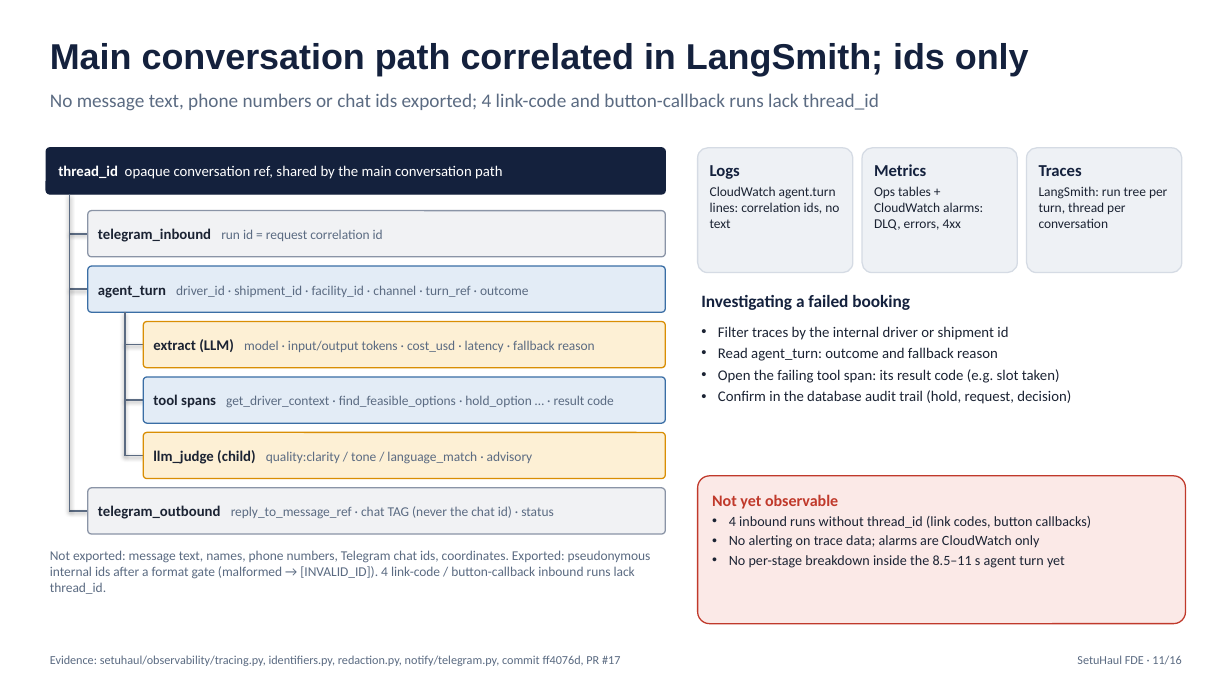
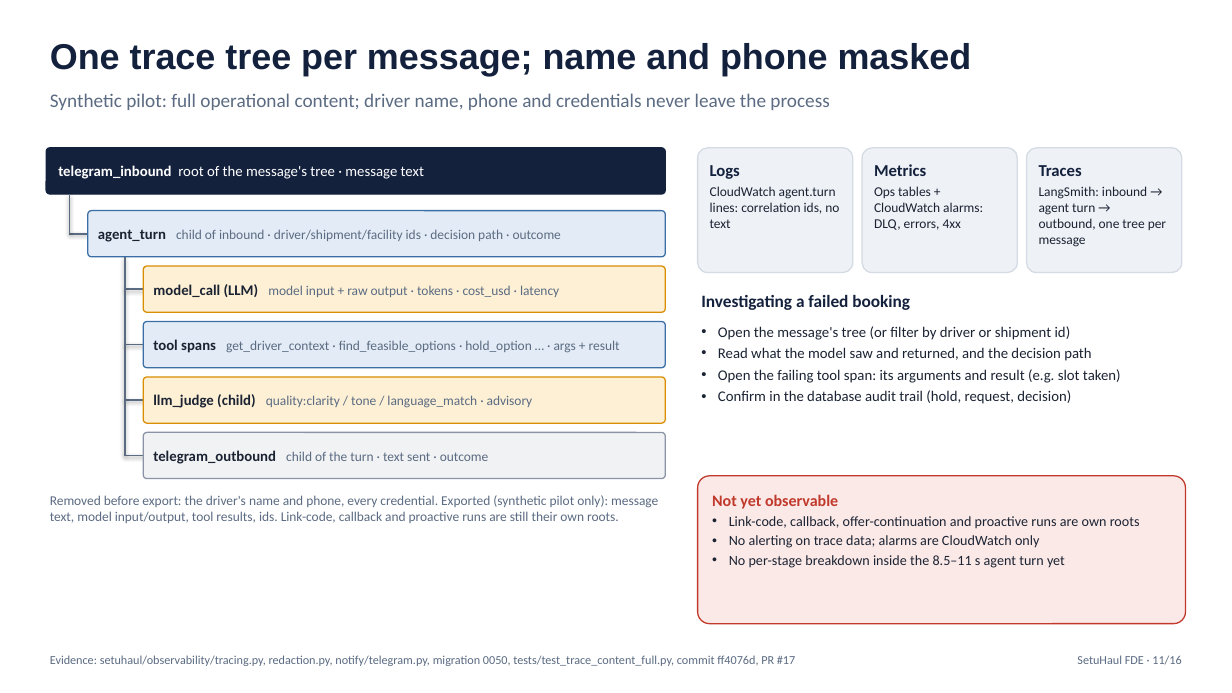
Before and after one commit to amolam/setuhaul-logistics, a slide deck: slide 11 of artifacts/fde-demo/SetuHaul_FDE_Demo.pptx. Drawn at 1232x693 pixels with LibreOffice and Linux fonts; fonts in the diff are those of the drawing. Boxes give left, top, right and bottom in pixels: in the first picture for what was removed or moved away, otherwise in the second. Text is boxed around its words. In the diff, an @@ line names an element or a change of style, - is before the commit and + after.

```diff
--- a/artifacts/fde-demo/SetuHaul_FDE_Demo.pptx
+++ b/artifacts/fde-demo/SetuHaul_FDE_Demo.pptx
@@ text at (50,43,972,76): text changed @@
-Main conversation path correlated in LangSmith; ids only
+One trace tree per message; name and phone masked
@@ text at (50,93,829,110): text changed @@
-No message text, phone numbers or chat ids exported; 4 link-code and button-callback runs lack thread_id
+Synthetic pilot: full operational content; driver name, phone and credentials never leave the process
@@ text in rounded rectangle at (58,165,424,179): text changed @@
-thread_id opaque conversation ref, shared by the main conversation path
+telegram_inbound root of the message's tree · message text
@@ line removed from (69, 194) to (69, 511) @@
@@ text in rounded rectangle at (1039,186,1166,247): text changed @@
-LangSmith: run tree per turn, thread per conversation
+LangSmith: inbound → agent turn → outbound, one tree per message
@@ 4 rounded rectangles: place and size @@
-4 rounded rectangles at (88,266,665,479)
+4 rounded rectangles at (88,211,665,423)
@@ rounded rectangle removed at (88,211,665,257) @@
-telegram_inbound run id = request correlation id
@@ text in rounded rectangle at (98,229,561,242): text changed @@
-agent_turn driver_id · shipment_id · facility_id · channel · turn_ref · outcome
+agent_turn child of inbound · driver/shipment/facility ids · decision path · outcome
@@ line moved from (125, 312) - (125, 456) to (125, 257) - (125, 456) @@
@@ line moved from (69, 289) - (88, 289) to (125, 289) - (143, 289) @@
@@ text in rounded rectangle at (153,284,559,297): text changed @@
-extract (LLM) model · input/output tokens · cost_usd · latency · fallback reason
+model_call (LLM) model input + raw output · tokens · cost_usd · latency
@@ text at (718,326,1121,383): text changed @@
-• Filter traces by the internal driver or shipment id
-• Read agent_turn: outcome and fallback reason
-• Open the failing tool span: its result code (e.g. slot taken)
+• Open the message's tree (or filter by driver or shipment id)
+• Read what the model saw and returned, and the decision path
+• Open the failing tool span: its arguments and result (e.g. slot taken)
@@ text in rounded rectangle at (153,339,620,353): text changed @@
-tool spans get_driver_context · find_feasible_options · hold_option … · result code
+tool spans get_driver_context · find_feasible_options · hold_option … · args + result
@@ rounded rectangle added at (143,433,665,479), fill #F1F2F4, outline #8A94A6 1 pt, 10.5 pt, text #5B6B82 @@
+telegram_outbound child of the turn · text sent · outcome
@@ text added at (50,495,658,523), 10.5 pt, text #5B6B82 @@
+Removed before export: the driver's name and phone, every credential. Exported (synthetic pilot only): message text, model input/output, tool results, ids. Link-code, callback and proactive runs are still their own roots.
@@ rounded rectangle removed at (88,488,665,534) @@
-telegram_outbound reply_to_message_ref · chat TAG (never the chat id) · status
@@ line removed from (69, 511) to (88, 511) @@
@@ text in rounded rectangle at (729,516,1140,529): text changed @@
-• 4 inbound runs without thread_id (link codes, button callbacks)
+• Link-code, callback, offer-continuation and proactive runs are own roots
@@ text removed at (50,550,651,594) @@
-Not exported: message text, names, phone numbers, Telegram chat ids, coordinates. Exported: pseudonymous internal ids after a format gate (malformed → [INVALID_ID]). 4 link-code / button-callback inbound runs lack thread_id.
@@ text at (50,655,795,666): text changed @@
-Evidence: setuhaul/observability/tracing.py, identifiers.py, redaction.py, notify/telegram.py, commit ff4076d, PR #17
+Evidence: setuhaul/observability/tracing.py, redaction.py, notify/telegram.py, migration 0050, tests/test_trace_content_full.py, commit ff4076d, PR #17
```
Also in this commit, not shown: 3 other slides changed, 12 other files.
